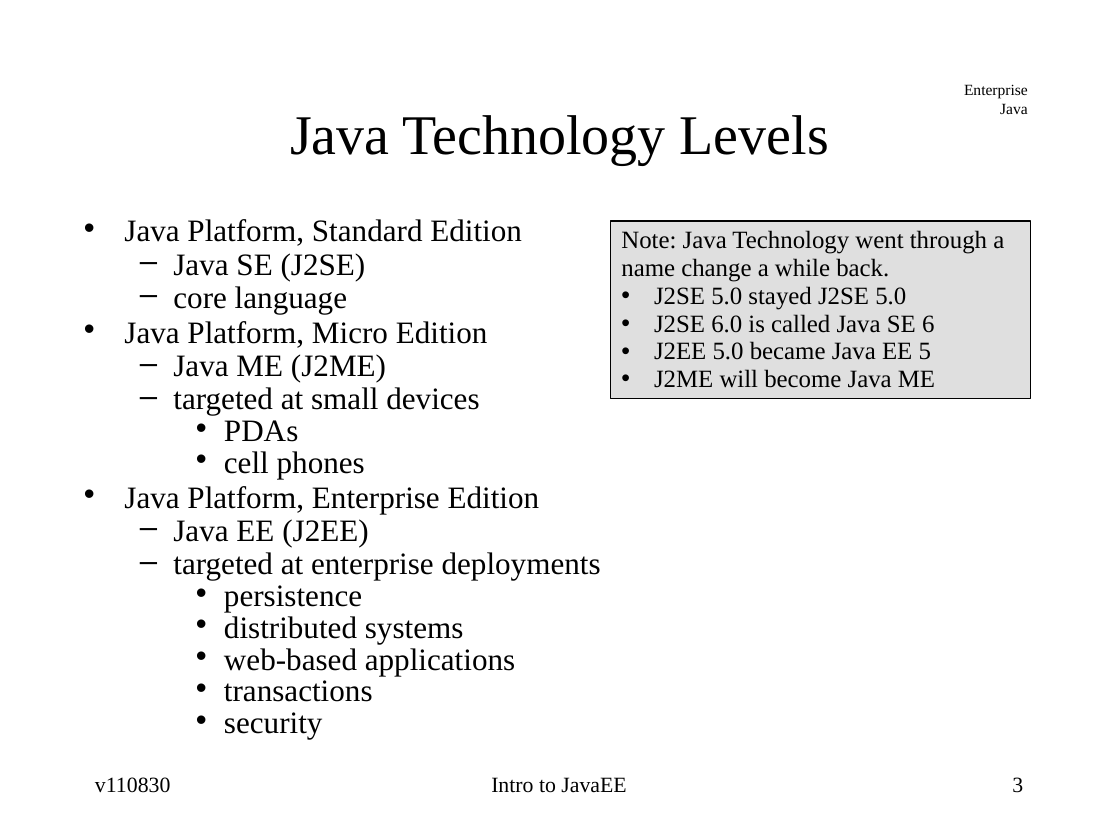
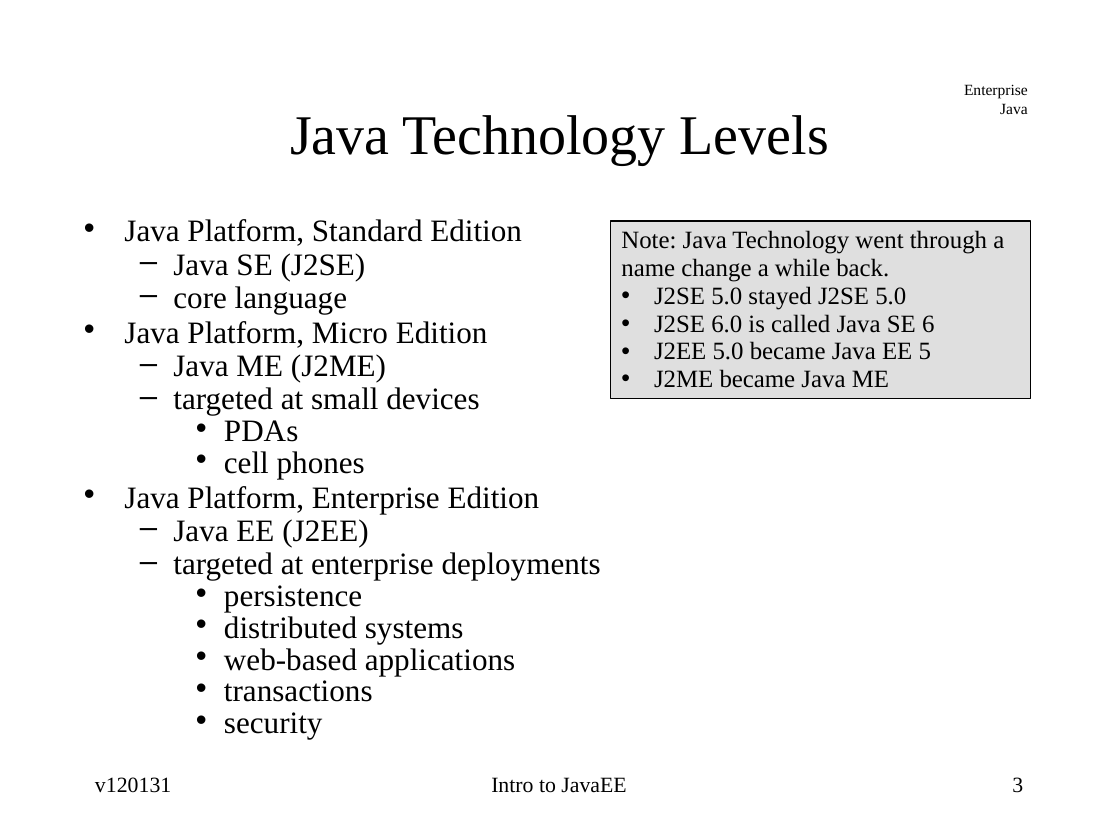
Before and after one commit to jcstaff/ejava-javaee, a slide deck: slide 3 of course-docs/src/site/resources/lectures/javaee-intro.ppt. Drawn at 1120x840 pixels with LibreOffice and Linux fonts; fonts in the diff are those of the drawing. Boxes give left, top, right and bottom in pixels: in the first picture for what was removed or moved away, otherwise in the second. Text is boxed around its words. In the diff, an @@ line names an element or a change of style, - is before the commit and + after.

Commit message:
updated JavaME tense

```diff
--- a/course-docs/src/site/resources/lectures/javaee-intro.ppt
+++ b/course-docs/src/site/resources/lectures/javaee-intro.ppt
@@ text in rectangle at (654, 369, 889, 388): text changed @@
-• J2ME will become Java ME
+• J2ME became Java ME
@@ text at (95, 777, 171, 793): text changed @@
-v110830
+v120131
```
Also in this commit, not shown: 22 other slides changed.
